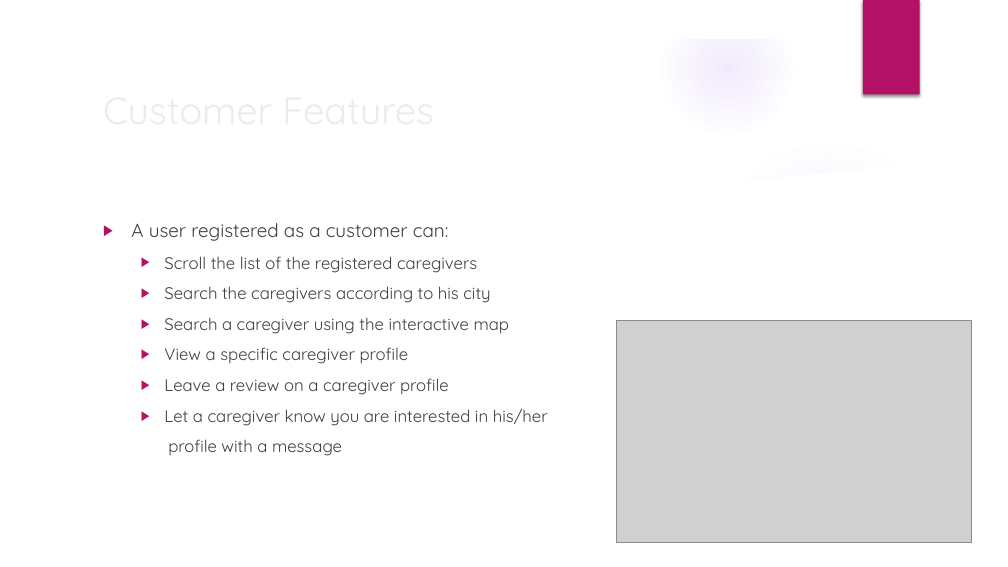
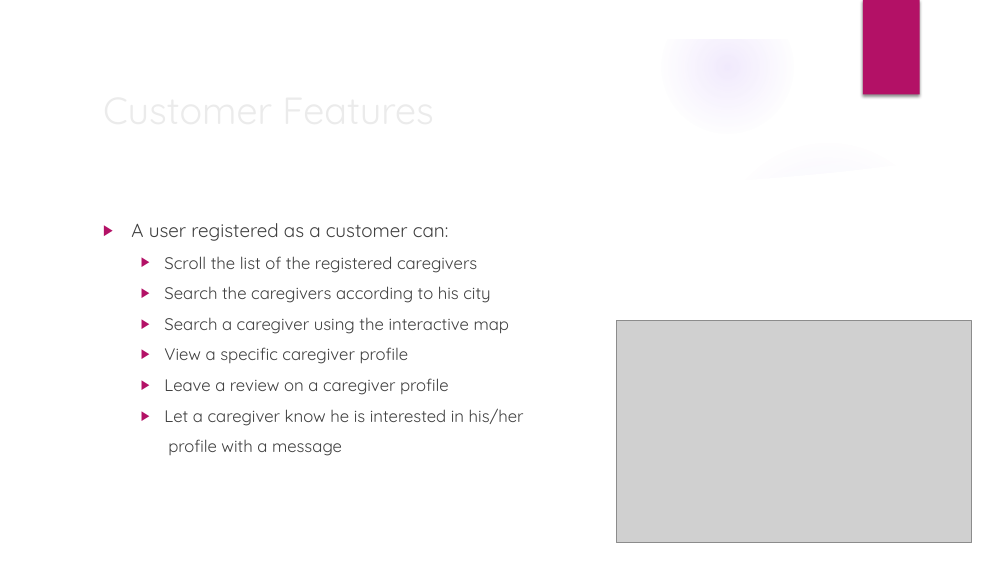
Before and after one commit to fedy97/Baddy-full-stack-app, a slide deck: slide 4 of documentation/Baddy_presentation_v5.pptx. Drawn at 1008x567 pixels with LibreOffice and Linux fonts; fonts in the diff are those of the drawing; grey boxes stand for pictures; background and template pictures are left out. Boxes give left, top, right and bottom in pixels: in the first picture for what was removed or moved away, otherwise in the second. Text is boxed around its words. In the diff, an @@ line names an element or a change of style, - is before the commit and + after.

Commit message:
updated presentation

```diff
--- a/documentation/Baddy_presentation_v5.pptx
+++ b/documentation/Baddy_presentation_v5.pptx
@@ text at bbox=[164, 408, 524, 426]: text changed @@
-  ▶ Let a caregiver know you are interested in his/her
+  ▶ Let a caregiver know he is interested in his/her
```
Also in this commit, not shown: 1 other file.
